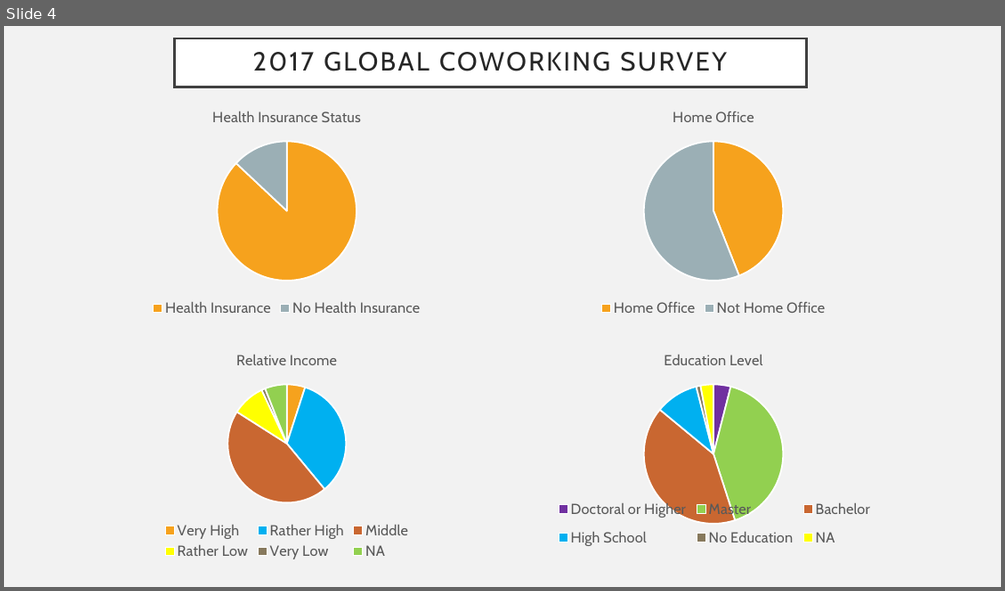
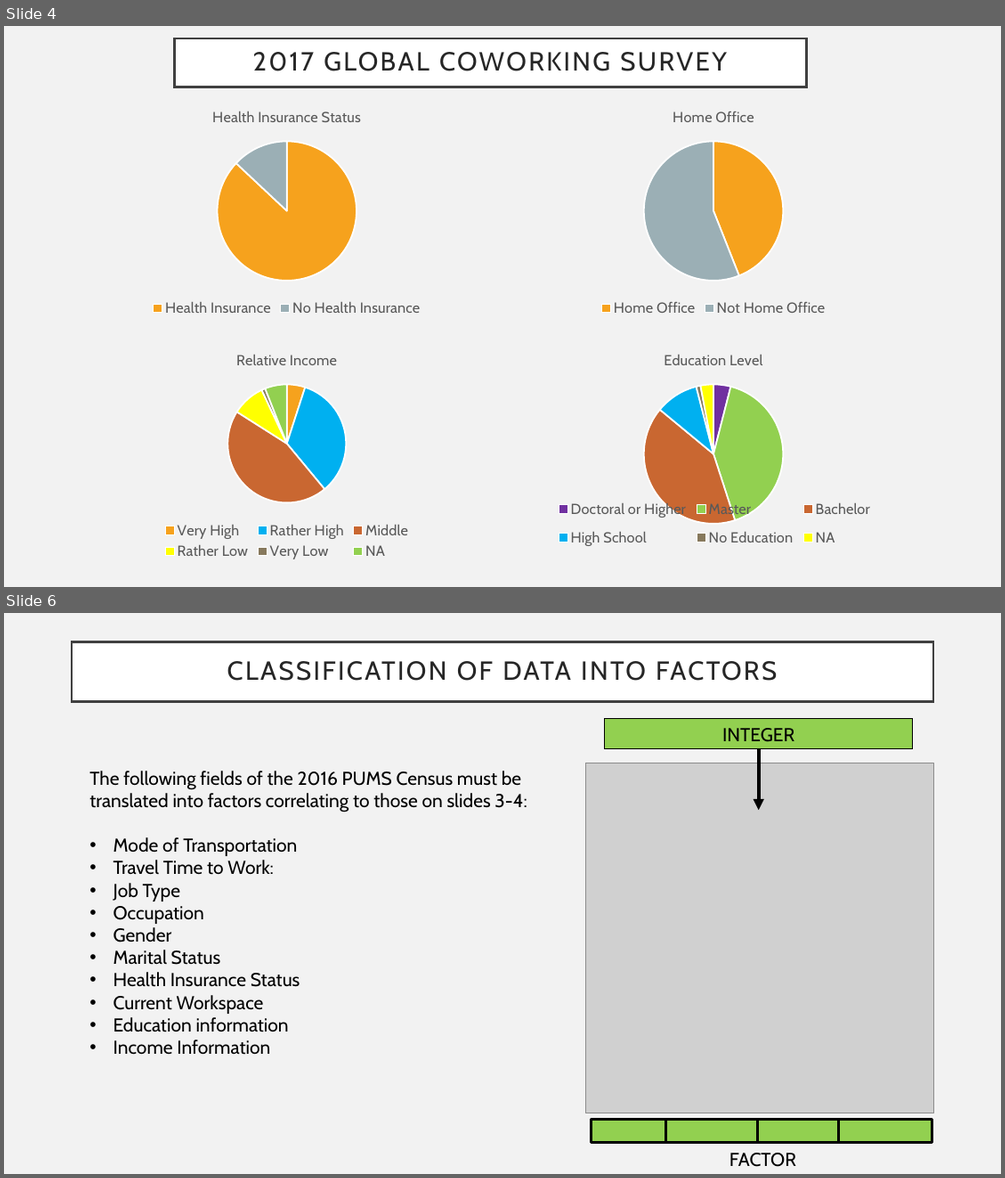
Before and after one commit to taylorhughes291/Coworking, a slide deck: Data/Springboard Deliverables/Coworking Presentation.pptx. Shown one above the other, each under a label of ours: slide 4 before the commit, slides 4 and 6 after it; the slides between them are not shown. The pictures are 1005x591 and 1005x1178 pixels, drawn with LibreOffice and Linux fonts; fonts in the diff are those of the drawing; grey boxes stand for pictures. Boxes give left, top, right and bottom in pixels: in the first picture for what was removed or moved away, otherwise in the second. Text is boxed around its words. In the diff, an @@ line names an element or a change of style, - is before the commit and + after.

```diff
--- a/Data/Springboard Deliverables/Coworking Presentation.pptx
+++ b/Data/Springboard Deliverables/Coworking Presentation.pptx
@@ slide 6 added at [4,613,1001,1174], background #F2F2F2 @@
@@ title added at [72,641,933,701], fill #FFFFFF, outline #404040 2.5 pt, 25.2 pt, text #262626 @@
+CLASSIFICATION OF DATA INTO FACTORS
@@ rectangle added at [605,719,913,749], fill #92D050, outline #000000 0.75 pt, 18 pt, text #000000 @@
+INTEGER
@@ text added at [89,771,526,1054], 18 pt, text #000000 @@
+The following fields of the 2016 PUMS Census must be translated into factors correlating to those on slides 3-4:
+• Mode of Transportation
+• Travel Time to Work:
+• Job Type
+• Occupation
+• Gender
+• Marital Status
+• Health Insurance Status
+• Current Workspace
+• Education information
+• Income Information
@@ picture added at [586,763,933,1112] @@
@@ arrow added from (759, 749) to (759, 810), #000000 3.5 pt @@
@@ group added at [591,1119,932,1167]: 5 rectangles, 1 text @@
+FACTOR
```
Also in this commit, not shown: 3 other slides added.
